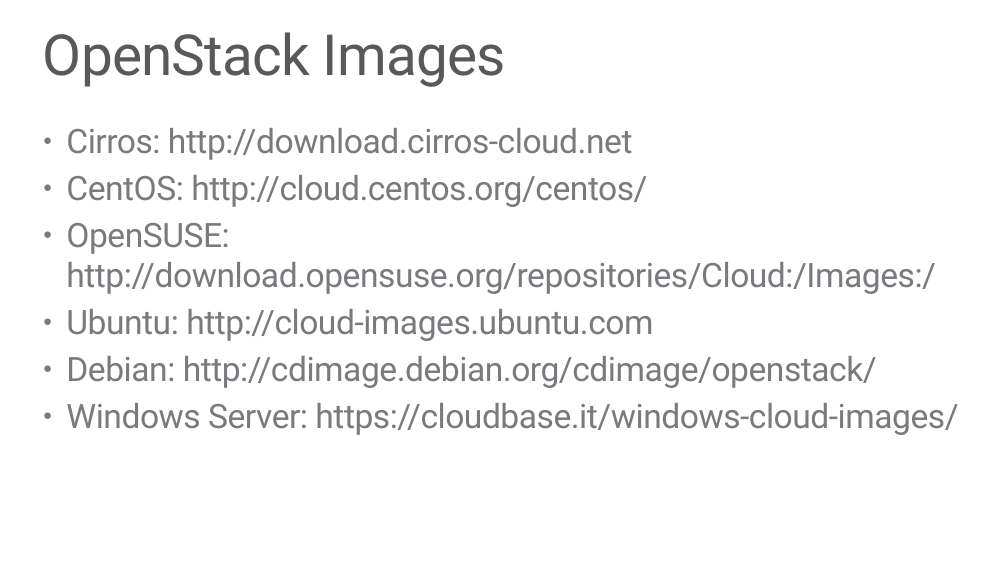
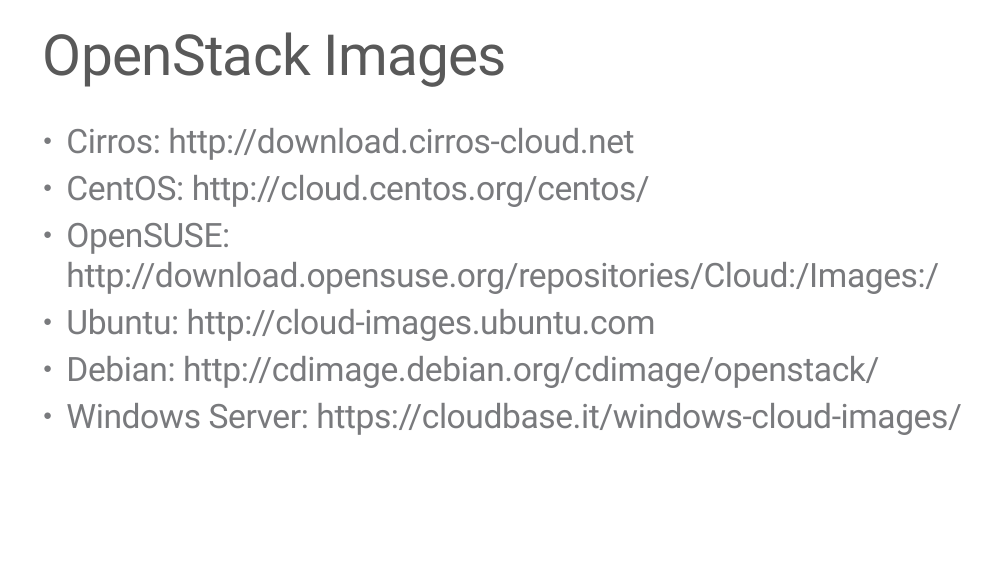
Before and after one commit to acciteam/IWBIS2017, a slide deck: slide 21 of acci-iwbis.pptx. Drawn at 1008x567 pixels with LibreOffice and Linux fonts; fonts in the diff are those of the drawing; background and template pictures are left out. Boxes give left, top, right and bottom in pixels: in the first picture for what was removed or moved away, otherwise in the second. Text is boxed around its words. In the diff, an @@ line names an element or a change of style, - is before the commit and + after.

Commit message:
Update insteraction of OpenStack services slide

```diff
--- a/acci-iwbis.pptx
+++ b/acci-iwbis.pptx
@@ text "Cirros: http://download.cirros-cloud.net" at (66,128,961,435): letter spacing -0.5 to -0.4 pt @@
```
Also in this commit, not shown: 36 other slides changed, 1 slide added.
